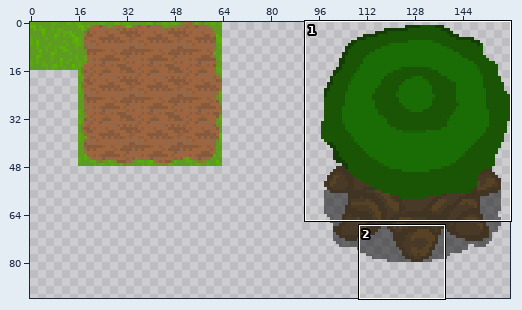
One commit to this sprite sheet: game/assets/tileset32.png. The first picture is a wide view before the edit; the outline marks the close-up.
Close-up. As it was:
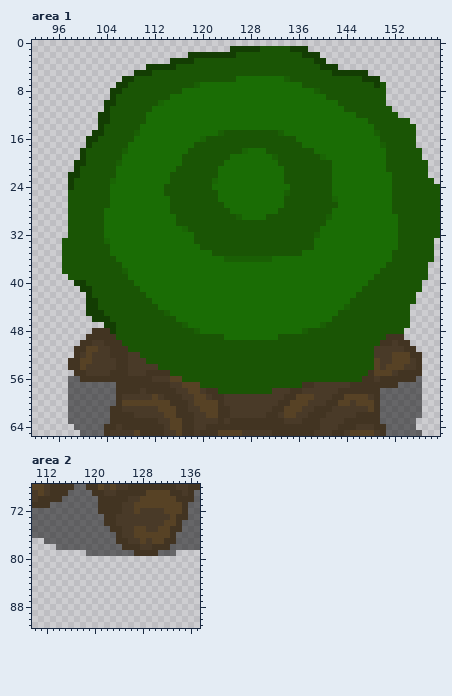
The file is 320x320 pixels, drawn in blocks of 2x2; one block is one cell here. Pixels under 10% opacity are left out. Colours within 5 levels of each other are drawn and written as one. Shown: area 1: x 92..159, y 0..65; area 2: x 110..137, y 68..91. The wide view leaves out empty margins.
New version:
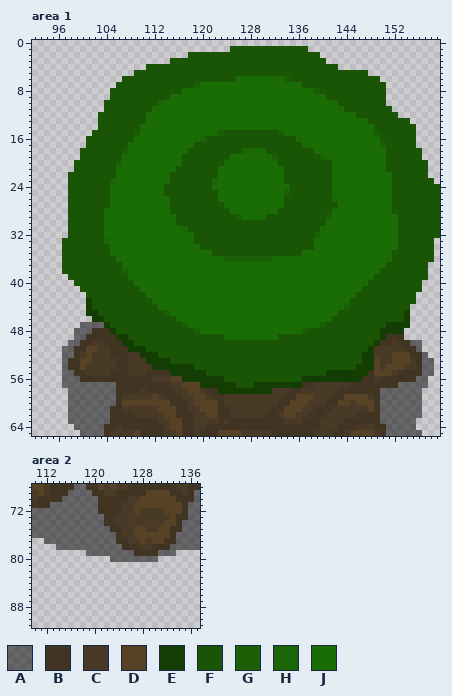
Palette (. is transparent): A #00000080  B #423422  C #493a28  D #574225  E #133d03  F #1a5505  G #1a5f05  H #1a6505  J #1a6d05
What changed:
Changed rows in their new state; - is an unchanged pixel.
Area 1:
first column x 98:
 1 ---------------------------FFFFF-----FFF------------
 2 --------------------FFFFFFFF-----------FFF----------
 3 -----------------FFFF--------------------FF---------
 4 -------------FFFFF------------------------FFF-------
 5 -----------FFF------------------------------FFFFFF--
 6 ---------FF--------------------------------------FFF
 7 --------FF-----------------------------------------F
 8 -------FF-------------------------------------------
 9 -------F--------------------------------------------
10 ------FF--------------------------------------------
11 ------F---------------------------------------------
12 -----FF---------------------------------------------
13 -----FF---------------------------------------------
14 -----F----------------------------------------------
15 ----FF----------------------------------------------
16 ---FF-----------------------------------------------
17 ---F------------------------------------------------
18 --F-------------------------------------------------
19 --F-------------------------------------------------
20 -FF-------------------------------------------------
21 -F--------------------------------------------------
22 FF--------------------------------------------------
23 F---------------------------------------------------
24 F---------------------------------------------------
first column x 97:
40 --FF----------------------------------------------------------
41 ---FF---------------------------------------------------------
42 ----F---------------------------------------------------------
43 -----F--------------------------------------------------------
44 -----F--------------------------------------------------------
45 ------F--------------------------------------------------E----
46 -------F-------------------------------------------------E----
47 ---AAAA-F---------------------------------------------EEEE----
48 --AAA------------------------------------------------EEEE-----
49 --AA-----EE------------------------------------------E--------
50 -AA-------EE----------------------------------------E-----AA--
51 AA---------EEE-------------------------------------E-------A--
52 AA-----------EEE----------------------------------EE--------A-
53 A-------------EEEE--------------------------------EE--------AA
54 A--------------EEEEEEE---------------------------EEE--------AA
55 AA----------------EEEEEE--------------------EEEEEEE---------AA
56 A-------------------EEEEEEE-------------EEEEEEEEEE----------A-
57 A----------------------EEEEEE---EEEEEEEE--------------------A-
58 --------------------------EEEEEEEEE---------------------------
Area 2:
first column x 123:
80 AAAAAAAA
Where, in picture pixels (left, top, right, bottom), the same in both close-ups:
changed: (68, 46, 260, 190)
changed: (290, 46, 380, 88)
changed: (62, 280, 434, 394)
added: (110, 556, 158, 562)
